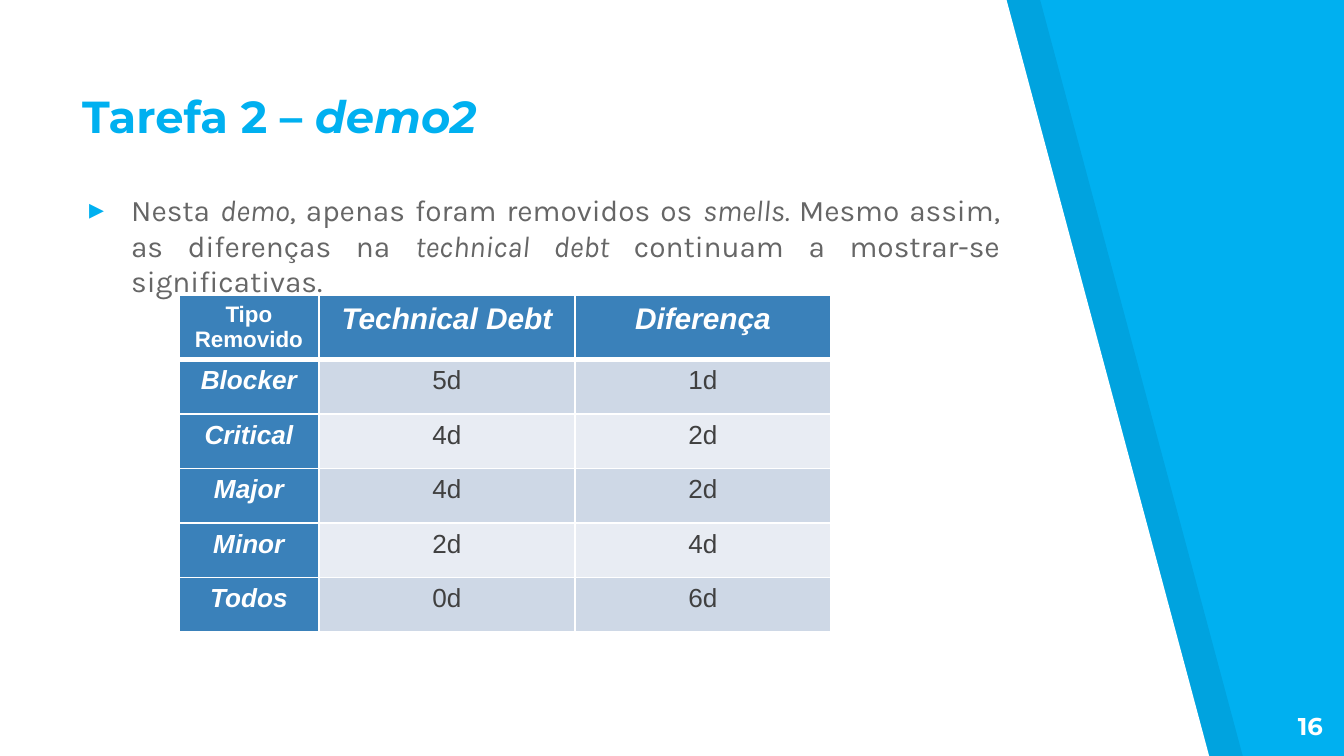
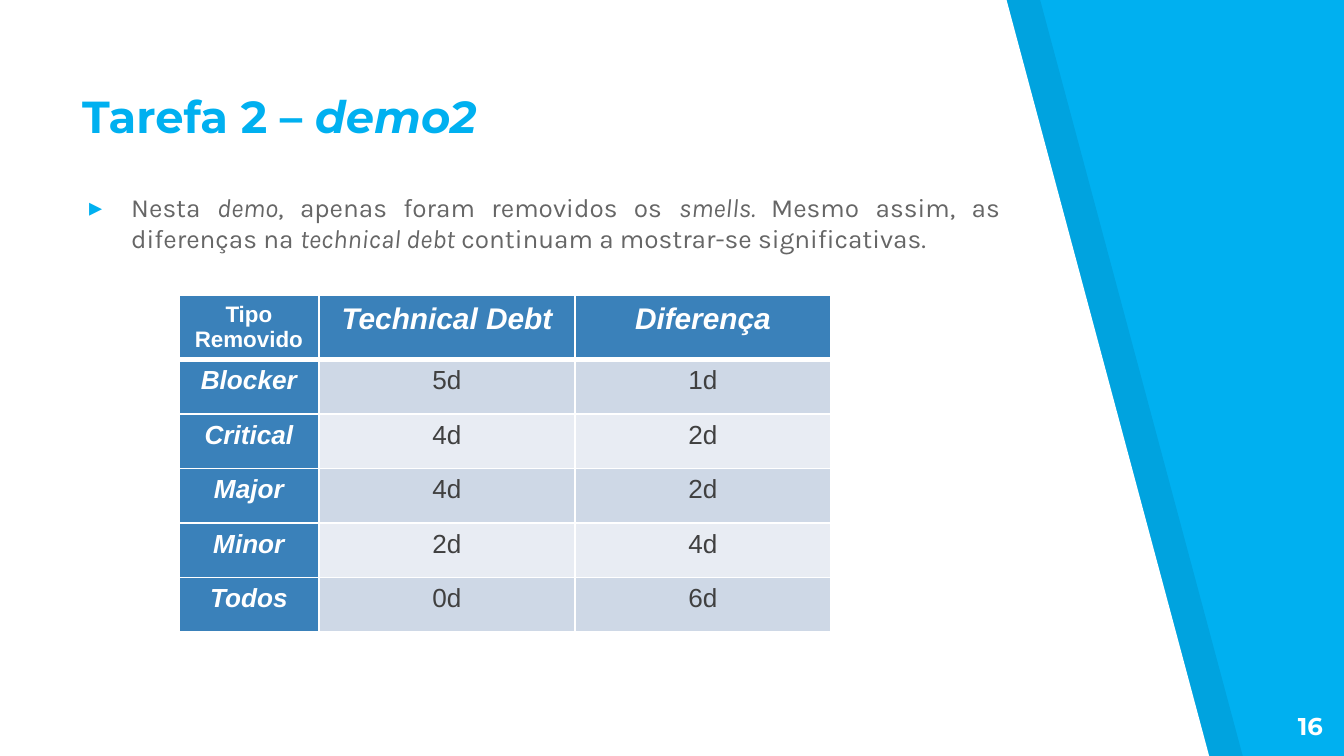
Before and after one commit to Nelson198/ATS, a slide deck: slide 16 of Apresentação.pptx. Drawn at 1344x756 pixels with LibreOffice and Linux fonts; fonts in the diff are those of the drawing. Boxes give left, top, right and bottom in pixels: in the first picture for what was removed or moved away, otherwise in the second. Text is boxed around its words. In the diff, an @@ line names an element or a change of style, - is before the commit and + after.

```diff
--- a/Apresentação.pptx
+++ b/Apresentação.pptx
@@ text "Nesta demo, apenas foram removidos ..." at [131,199,1000,255]: size 16 to 14 pt @@
```
